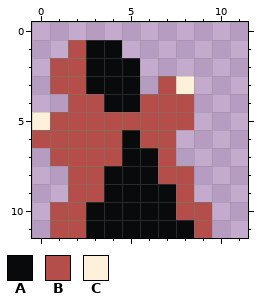
Two states of a pixel-art sprite, Animations/Mage/Attack/001.png. Above, as it was before the edit.
The file is 12x12 pixels.
Palette (. is transparent): A #090a0b  B #b44e4a  C #fef1dc
Pixels before, first column x 0:
 1 ..BAA.....
 2 .BBAAA....
 3 .BBAAA.BC.
 4 ..BBAABBB.
 5 CBBBBBBBB.
 6 BBBBBABB..
 7 .BBBBAAB..
 8 ..BBAAABB.
 9 ..BBAAAAB.
10 .BBAAAAABB
11 .BBAAAAAAB
Once edited:
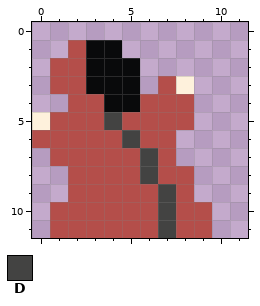
Colours new in this view: D #434342
Difference:
Changed rows in their new state; - is an unchanged pixel.
first column x 3:
 5 -D----
 6 --D---
 7 --BD--
 8 -BBD--
 9 -BBBD-
10 BBBBD-
11 BBBBDB
